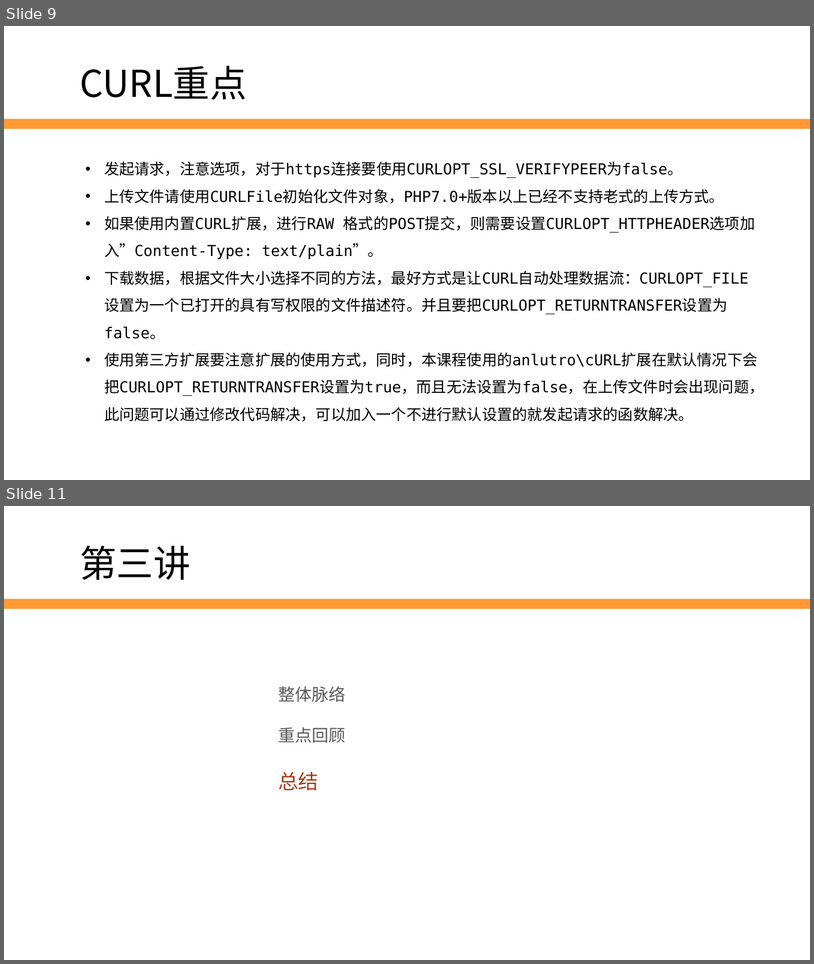
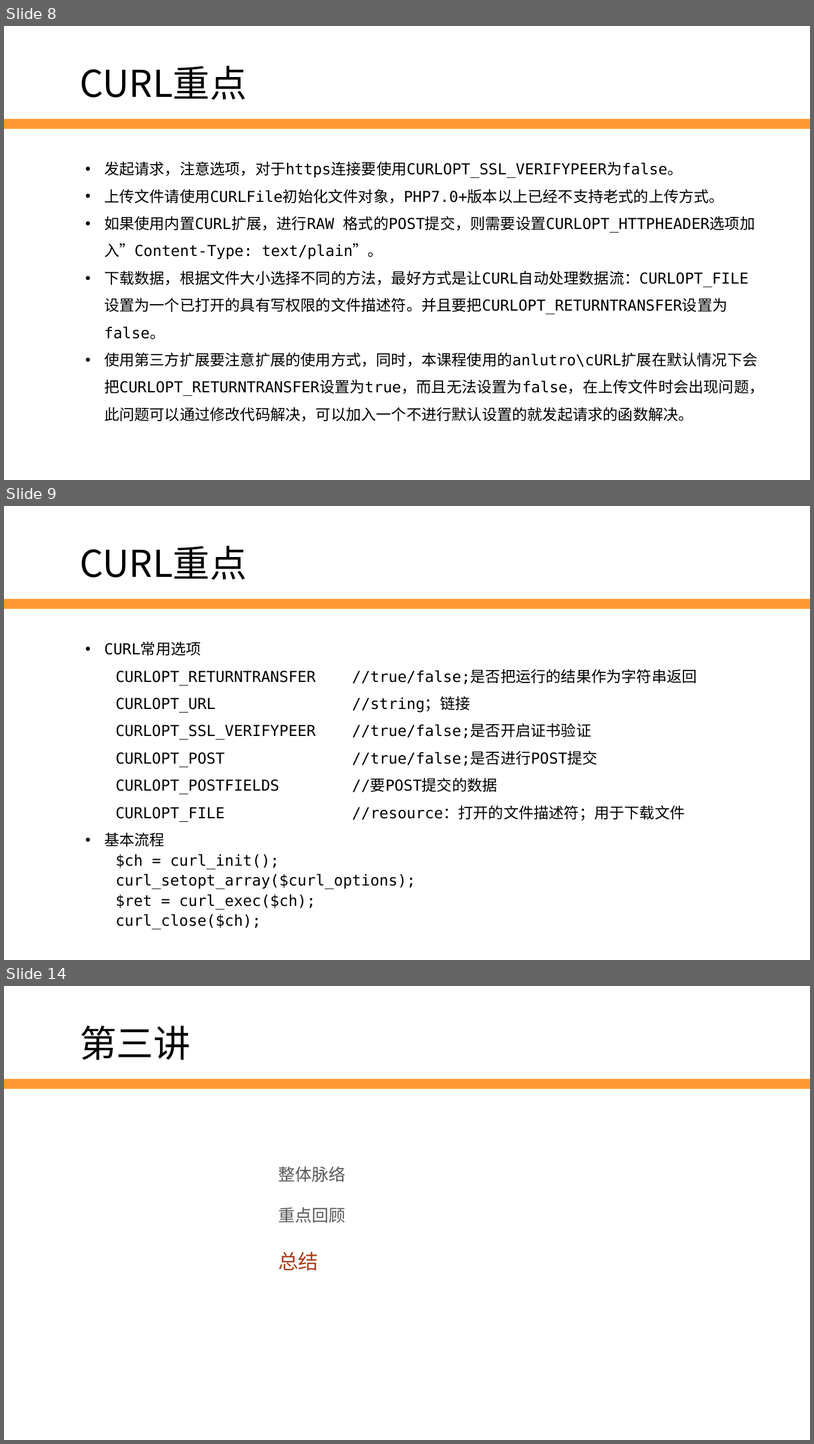
Before and after one commit to edu2act/2017-2018_1st_Wechat_Web_Programming, a slide deck: meterials/slides/ch12-revise-and-think.pptx. Shown one above the other, each under a label of ours: slides 9 and 11 before the commit, slides 8, 9 and 14 after it; the slides between them are not shown. The pictures are 814x964 and 814x1444 pixels, drawn with LibreOffice and Linux fonts; fonts in the diff are those of the drawing; background and template pictures are left out. Boxes give left, top, right and bottom in pixels: in the first picture for what was removed or moved away, otherwise in the second. Text is boxed around its words. In the diff, an @@ line names an element or a change of style, - is before the commit and + after.

```diff
--- a/meterials/slides/ch12-revise-and-think.pptx
+++ b/meterials/slides/ch12-revise-and-think.pptx
@@ slide 9 added at box(4, 506, 810, 960), background #FFFFFF; not listed: 1 template element that a slide beside it also shows @@
@@ text added at box(80, 546, 247, 580), 44 pt, text #000000 @@
+CURL重点
@@ text added at box(104, 642, 697, 929), 18 pt, text #000000 @@
+• CURL常用选项
+  CURLOPT_RETURNTRANSFER //true/false;是否把运行的结果作为字符串返回
+  CURLOPT_URL //string；链接
+  CURLOPT_SSL_VERIFYPEER //true/false;是否开启证书验证
+  CURLOPT_POST //true/false;是否进行POST提交
+  CURLOPT_POSTFIELDS //要POST提交的数据
+  CURLOPT_FILE //resource：打开的文件描述符；用于下载文件
+• 基本流程
+  $ch = curl_init();
+  curl_setopt_array($curl_options);
+  $ret = curl_exec($ch);
+  curl_close($ch);
@@ what was slide 9 is now slide 8 @@
@@ what was slide 11 is now slide 14 @@
```
Also in this commit, not shown: 2 slides changed, 4 other slides added, 2 slides removed, 3 other files.
